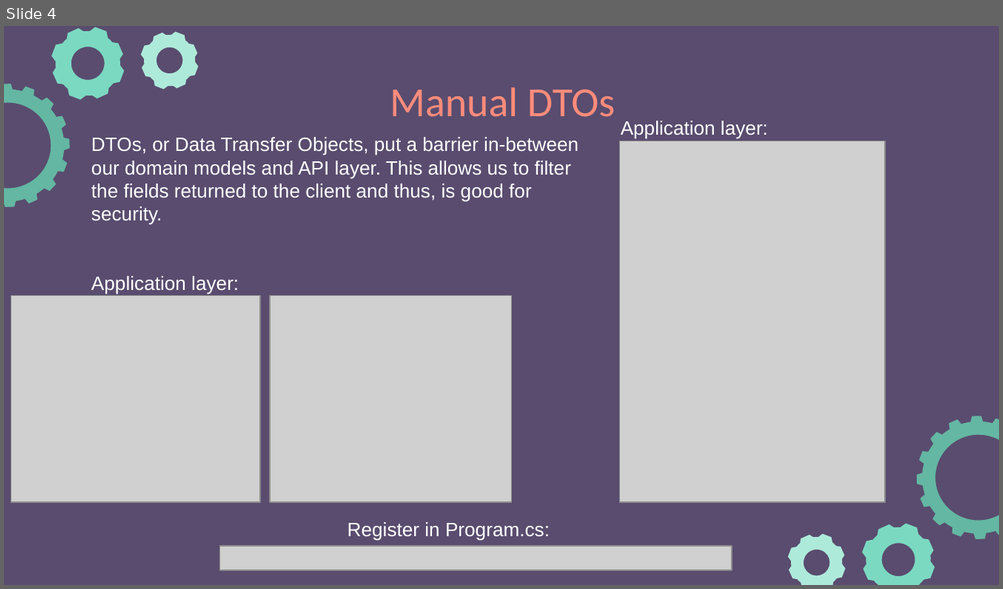
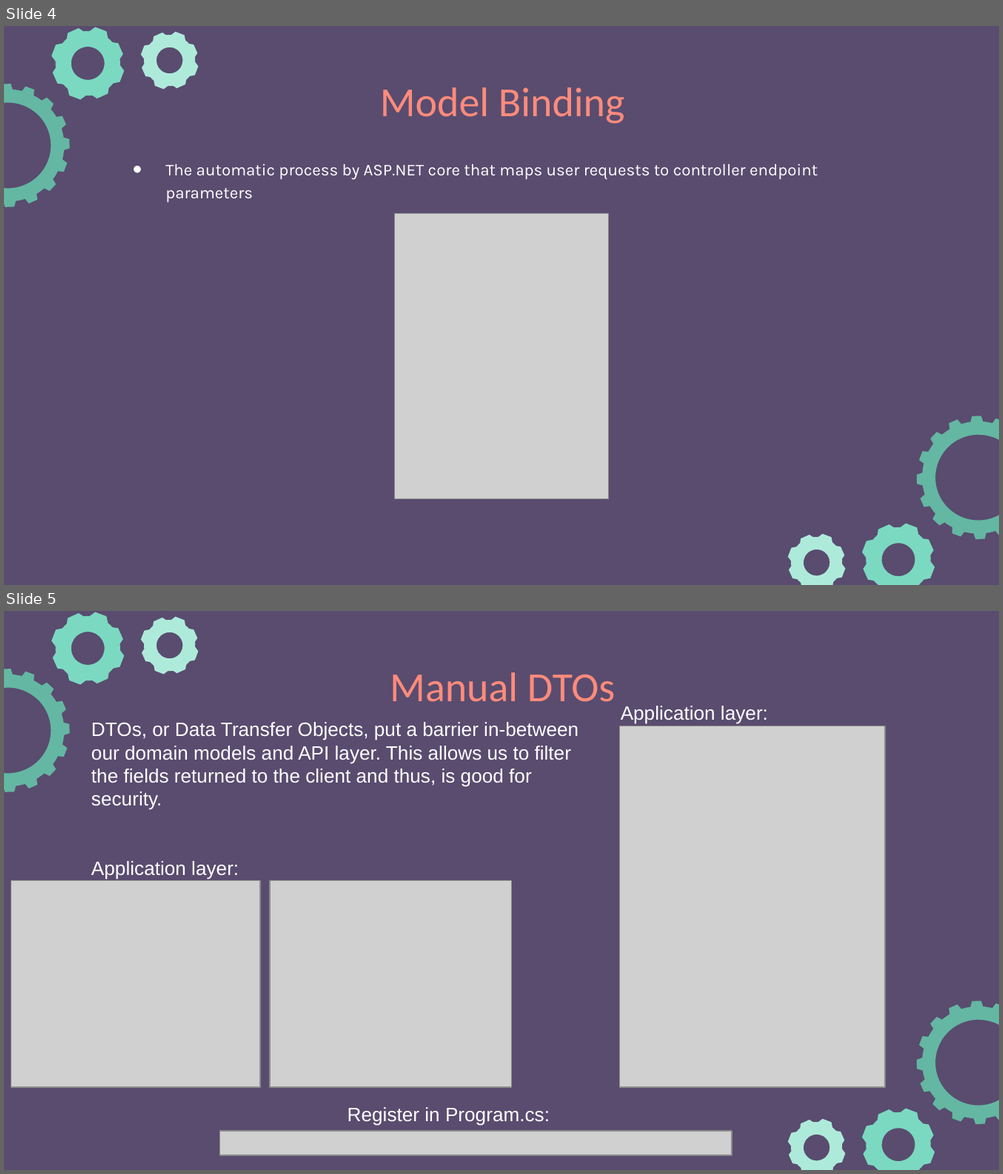
Before and after one commit to e-m-wilson/dotnet, a slide deck: Resources-Notes-Ppts/ASP-NET-Identity/ASPNET.pptx. Shown one above the other, each under a label of ours: slide 4 before the commit, slides 4 and 5 after it. The pictures are 1003x589 and 1003x1174 pixels, drawn with LibreOffice and Linux fonts; fonts in the diff are those of the drawing; grey boxes stand for pictures. Boxes give left, top, right and bottom in pixels: in the first picture for what was removed or moved away, otherwise in the second. Text is boxed around its words. In the diff, an @@ line names an element or a change of style, - is before the commit and + after.

```diff
--- a/Resources-Notes-Ppts/ASP-NET-Identity/ASPNET.pptx
+++ b/Resources-Notes-Ppts/ASP-NET-Identity/ASPNET.pptx
@@ slide 4 added at (x1=4, y1=26, x2=999, y2=585), background #594C6F; not listed: 6 template elements that a slide beside it also shows @@
@@ title added at (x1=380, y1=87, x2=625, y2=124), 30 pt, text #FF8B7B @@
+Model Binding
@@ text added at (x1=165, y1=164, x2=817, y2=203), 12 pt, text #FFFFFF @@
+● The automatic process by ASP.NET core that maps user requests to controller endpoint parameters
@@ picture added at (x1=394, y1=214, x2=608, y2=500) @@
@@ what was slide 4 is now slide 5 @@
```
Also in this commit, not shown: 1 slide changed, 6 other slides added, 2 other files.
